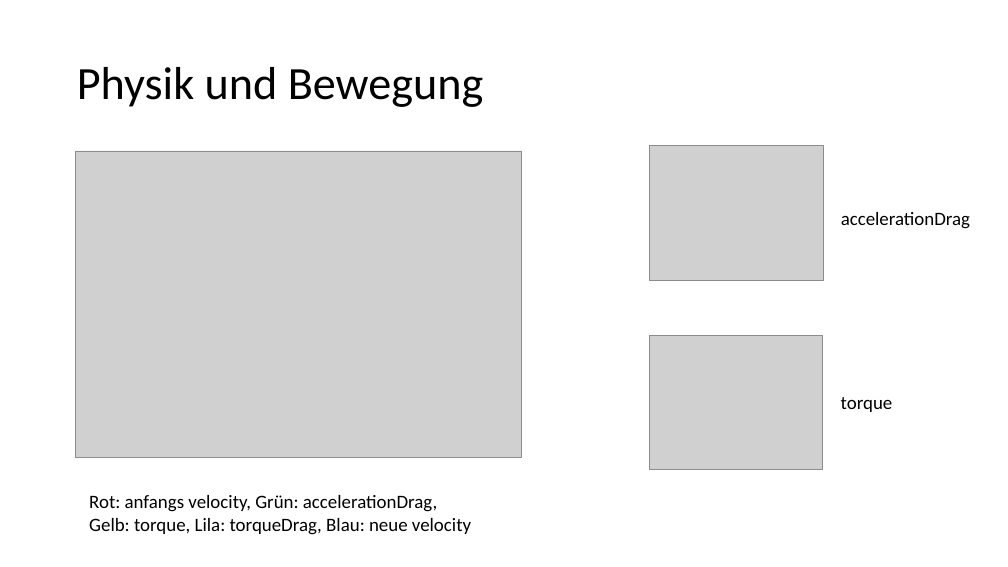
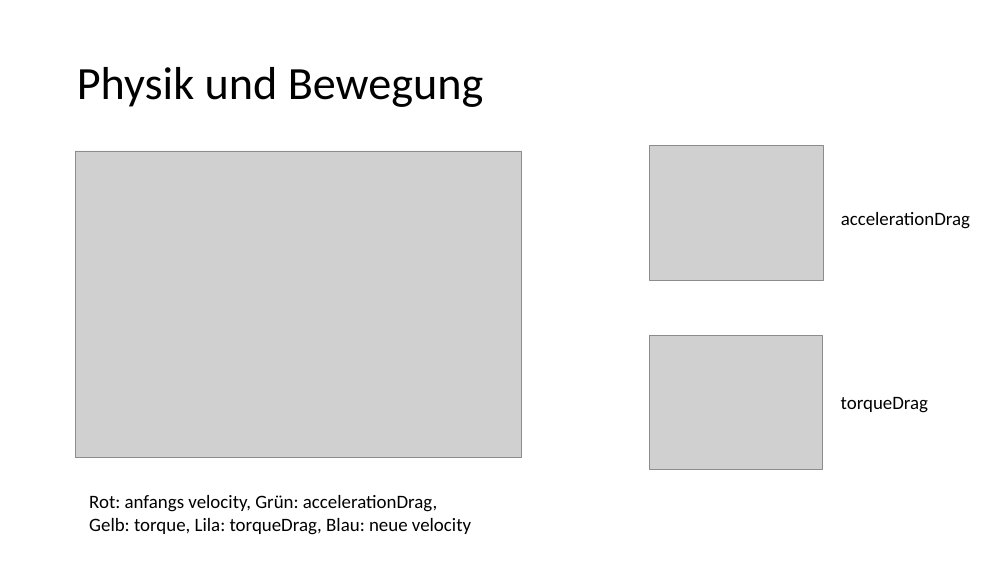
Before and after one commit to fomalhautb/Drift, a slide deck: slide 3 of Präsentation.pptx. Drawn at 1008x567 pixels with LibreOffice and Linux fonts; fonts in the diff are those of the drawing; grey boxes stand for pictures. Boxes give left, top, right and bottom in pixels: in the first picture for what was removed or moved away, otherwise in the second. Text is boxed around its words. In the diff, an @@ line names an element or a change of style, - is before the commit and + after.

Commit message:
done

```diff
--- a/Präsentation.pptx
+++ b/Präsentation.pptx
@@ text at [841,397,928,413]: text changed @@
-torque
+torqueDrag
```
